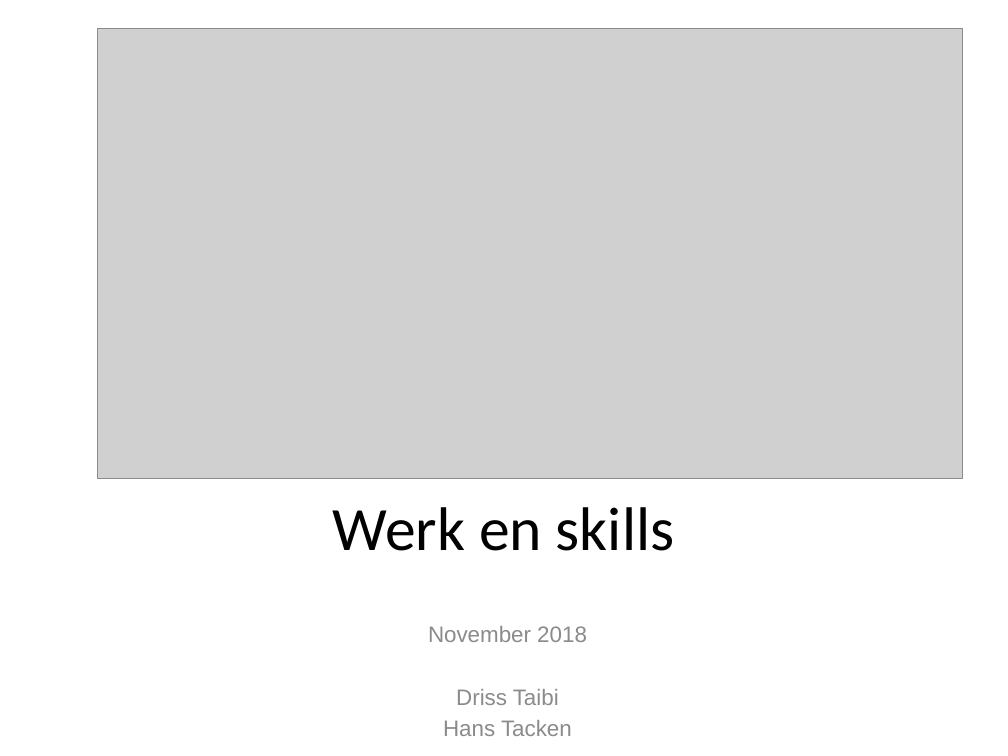
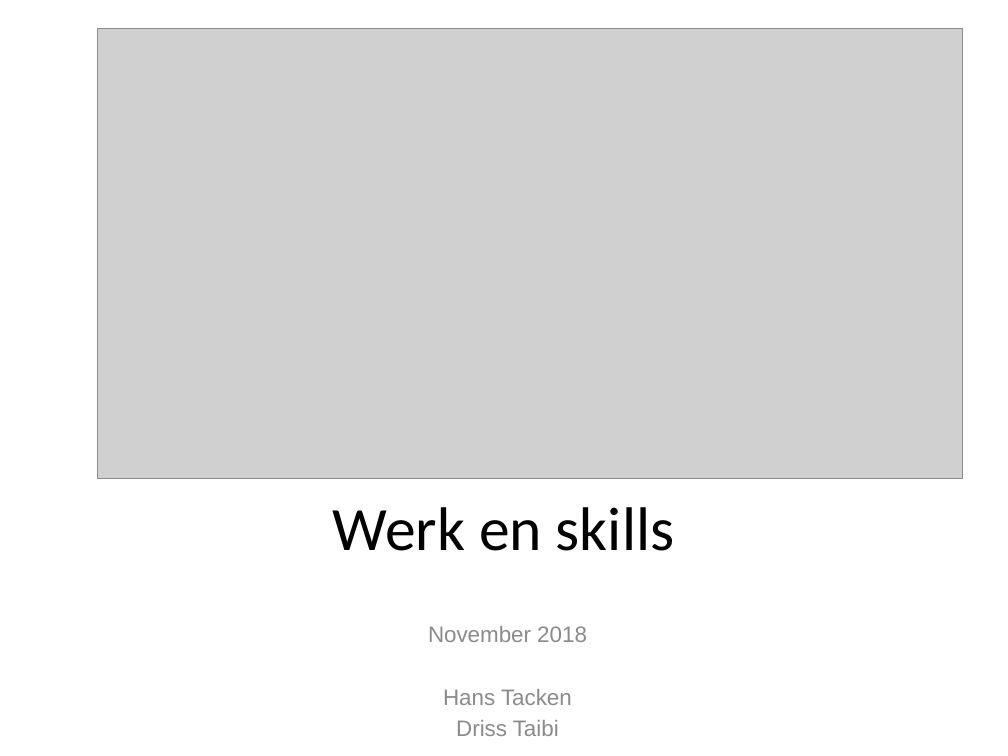
Before and after one commit to drisstaibi/cdsp_opdracht, a slide deck: slide 1 of Werk en skills.pptx. Drawn at 1008x756 pixels with LibreOffice and Linux fonts; fonts in the diff are those of the drawing; grey boxes stand for pictures. Boxes give left, top, right and bottom in pixels: in the first picture for what was removed or moved away, otherwise in the second. Text is boxed around its words. In the diff, an @@ line names an element or a change of style, - is before the commit and + after.

```diff
--- a/Werk en skills.pptx
+++ b/Werk en skills.pptx
@@ subtitle at box(443, 689, 572, 705): paragraph added @@
+Hans Tacken
@@ subtitle at box(443, 720, 572, 736): paragraph removed @@
-Hans Tacken
```
Also in this commit, not shown: 1 other slide changed, 4 slides added, 1 slide removed.
